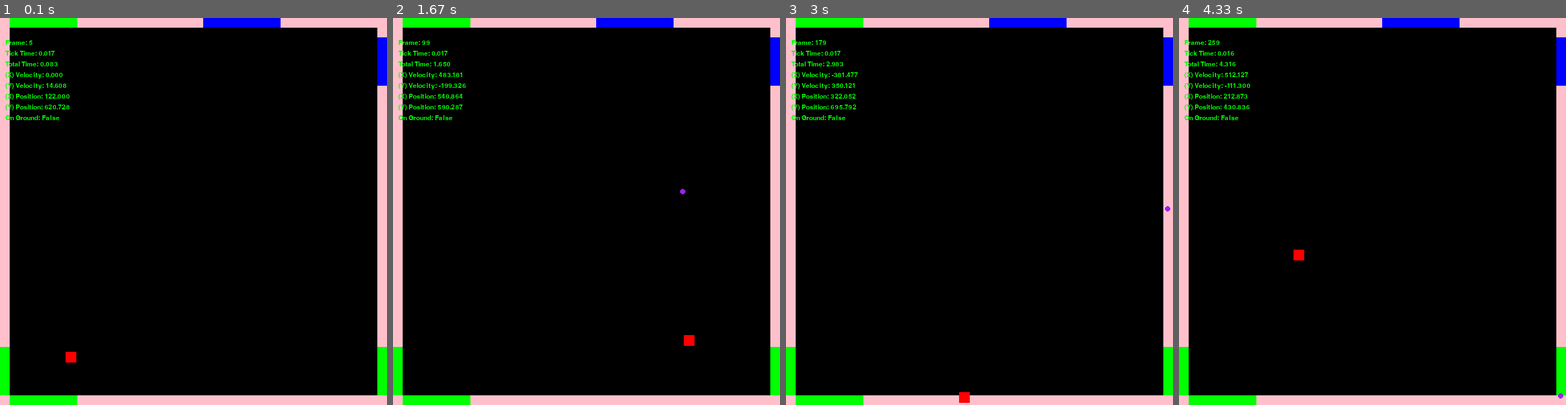
Above: before the commit, frames 1-4 (left to right).
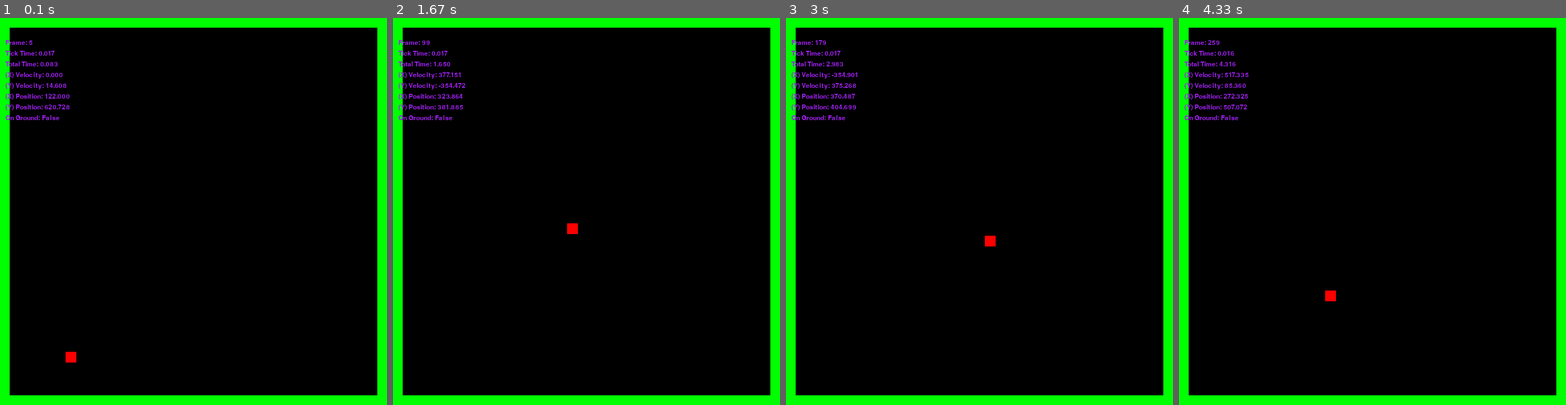
Above: after the commit, the same moments.

Repository: Mahoskian/ML-Journey
Game: pygame game, started from PyGame/2D/Main.py
Same seed, same stepped clock (60 frames per second), same inputs: the game is played once before the commit and once after it.
Inputs (mouse positions are in pixels of both pictures, inside the frame that each line leads up to):
- Up to frame 1 (0.1 s): no input
- Up to frame 2 (1.67 s): press the mouse at (571, 226) at 0.37 s; move the mouse to (640, 215) at 0.47 s; release the mouse at (710, 199) at 0.6 s; hold D 0.67-1.13 s; move the mouse to (493, 196) at 0.7 s; hold W 1.17-1.47 s; hold D from 1.5 s (still down)
- Up to frame 3 (3 s): release D at 1.97 s; hold A 2-2.53 s; hold S 2.57-2.87 s; hold A from 2.9 s (still down)
- Up to frame 4 (4.33 s): release A at 3.3 s; hold W 3.33-3.7 s; hold D from 3.73 s (still down)

The runs differ from the first frame. In frame 1, 8.9% of the frame differs, in the area x 0-100%, y 0-100%; in frame 2, 9.2%; in frame 3, 9.1%; in frame 4, 9.2%.

Commit message:
Collision Detection
Created Ver.1 of Collision Detection between Player and Wall(s)

Diff:
--- a/PyGame/2D/Bullet.py
+++ b/PyGame/2D/Bullet.py
@@ -1,34 +1,37 @@
 import pygame
 from Physics import Physics
-from Vector import Vector
 from Config import BulletSettings
 
 class Bullet(pygame.sprite.Sprite):
     def __init__(self, position, direction):
         super().__init__()
         self.name = "Bullet"
-        self.position = position
-        self.velocity = Vector(0, 0)
+        self.position = pygame.Vector2(position)
+        self.velocity = pygame.Vector2(0, 0)
         self.mass = BulletSettings.MASS
         self.on_ground = False
-
         self.time_alive = 0
 
-        self.image = pygame.Surface((BulletSettings.RADIUS * 2, BulletSettings.RADIUS * 2), pygame.SRCALPHA)  # Create a surface with transparency
-        pygame.draw.circle(self.image, pygame.Color('purple'), (BulletSettings.RADIUS, BulletSettings.RADIUS), BulletSettings.RADIUS)  # Draw a purple circle
-        self.rect = self.image.get_rect(center=(self.position.x, self.position.y))
+        # Set up the image and rect
+        self.image = pygame.Surface((BulletSettings.RADIUS * 2, BulletSettings.RADIUS * 2), pygame.SRCALPHA)
+        pygame.draw.circle(self.image, pygame.Color('purple'), (BulletSettings.RADIUS, BulletSettings.RADIUS), BulletSettings.RADIUS)
+        self.rect = self.image.get_rect(center=self.position)
 
+        # Initialize physics and apply initial force
         self.bullet_physics = Physics()
+        self._apply_initial_force(direction)
 
-        # Apply initial force to the bullet
-        force_vector = Vector.calculate_force_vector(direction, BulletSettings.FORCE)
+    def _apply_initial_force(self, direction):
+        force_vector = pygame.Vector2(1, 0).rotate(direction) * BulletSettings.FORCE
         self.bullet_physics.apply_force(force_vector, self)
 
     def update(self, dt_tick):
         self.time_alive += dt_tick * 1000  # Convert dt_tick to milliseconds
+
         if self.time_alive > BulletSettings.LIFE_TIME:
             self.kill()  # Remove from all groups
-        # Update the bullet's physics and position
+
+        # Update physics and position
         self.bullet_physics.update(self, dt_tick)
         self.position += self.velocity * dt_tick
-        self.rect.center = (self.position.x, self.position.y)
+        self.rect.center = self.position
--- a/PyGame/2D/Game.py
+++ b/PyGame/2D/Game.py
@@ -8,7 +8,7 @@
     def __init__(self):
         pygame.init()
         self.screen = pygame.display.set_mode((GameSettings.SCREEN_WIDTH, GameSettings.SCREEN_HEIGHT))
-        pygame.display.set_caption("Hammy's Game")
+        pygame.display.set_caption("Sohams Physics Simulator - WIP")
         self.clock = pygame.time.Clock()
         self.running = True
 
@@ -59,5 +59,5 @@
         pygame.display.flip()
 
     def render_text(self, text, position):
-        text_surface = pygame.font.Font(None, 18).render(text, True, "GREEN")
+        text_surface = pygame.font.Font(None, 18).render(text, True, "PURPLE")
         self.screen.blit(text_surface, position)
--- a/PyGame/2D/Map.py
+++ b/PyGame/2D/Map.py
@@ -6,17 +6,17 @@
 # --- Map class ---
 class Map(pygame.sprite.Sprite):
     def __init__(self):
+        super().__init__()
         self.load_map()
         self.build_map_sprite()
 
     def resource_path(self, relative_path):
-        try:
-            base_path = getattr(sys, '_MEIPASS', os.path.dirname(os.path.abspath(__file__)))
-        except AttributeError:
-            base_path = os.path.dirname(os.path.abspath(__file__))
+        """Return the absolute path to the resource."""
+        base_path = getattr(sys, '_MEIPASS', os.path.dirname(os.path.abspath(__file__)))
         return os.path.join(base_path, relative_path)
 
     def load_map(self):
+        """Load the map data from the file and initialize map settings."""
         file_path = self.resource_path(GameSettings.MAP_FILE)
         with open(file_path, 'r') as file:
             MapSettings.MAP_DATA = [list(map(int, line.strip().split())) for line in file]
@@ -26,19 +26,21 @@
             MapSettings.BLOCK_HEIGHT = GameSettings.SCREEN_HEIGHT // MapSettings.MAP_HEIGHT
 
     def build_map_sprite(self):
+        """Create sprites for each tile in the map and add them to the map sprite group."""
         tile_size = min(MapSettings.BLOCK_WIDTH, MapSettings.BLOCK_HEIGHT)
+        tile_class_mapping = {
+            1: Wall,
+            2: BouncyBlock,
+            3: StickyBlock
+        }
         for y, row in enumerate(MapSettings.MAP_DATA):
             for x, tile in enumerate(row):
-                if tile == 1:  # Wall
-                    wall = Wall(x * tile_size, y * tile_size, tile_size, tile_size)
-                    MapSettings.MAP_SPRITE.add(wall)
-                elif tile == 2:  # Bouncy Block
-                    bouncy_block = BouncyBlock(x * tile_size, y * tile_size, tile_size, tile_size)
-                    MapSettings.MAP_SPRITE.add(bouncy_block)
-                elif tile == 3:  # Sticky Block
-                    sticky_block = StickyBlock(x * tile_size, y * tile_size, tile_size, tile_size)
-                    MapSettings.MAP_SPRITE.add(sticky_block)
+                TileClass = tile_class_mapping.get(tile)
+                if TileClass:
+                    tile_sprite = TileClass(x * tile_size, y * tile_size, tile_size, tile_size)
+                    MapSettings.MAP_SPRITE.add(tile_sprite)
 
+# --- Block Classes ---
 class Wall(pygame.sprite.Sprite):
     def __init__(self, x, y, width, height):
         super().__init__()
@@ -51,7 +53,7 @@
         super().__init__()
         self.image = pygame.Surface((width, height))
         self.image.fill("GREEN")
-        self.rect = self.image.get_rect(topleft=(x, y))\
+        self.rect = self.image.get_rect(topleft=(x, y))
 
 class StickyBlock(pygame.sprite.Sprite):
     def __init__(self, x, y, width, height):
--- a/PyGame/2D/Physics.py
+++ b/PyGame/2D/Physics.py
@@ -1,12 +1,11 @@
 import pygame
-from Config import PhysicsSettings, GameSettings, MapSettings, PlayerSettings
-from Vector import Vector
+from Map import Wall, BouncyBlock, StickyBlock
+from Config import PhysicsSettings, MapSettings, PlayerSettings
 
 # --- Physics class ---
 class Physics:
     def __init__(self):
-        super().__init__()
-        self.force_applied = Vector(0, 0)
+        self.force_applied = pygame.Vector2(0, 0)
 
     def apply_force(self, force, moveable_object):
         acceleration = force / moveable_object.mass
@@ -15,72 +14,51 @@
     def apply_friction(self, moveable_object, dt_tick):
         friction_force = PhysicsSettings.GROUND_COEF_FRIC if moveable_object.on_ground else PhysicsSettings.AIR_COEF_FRIC
         friction = moveable_object.velocity.normalize() * (-friction_force * 100)
-        # Scale friction by delta time and ensure it doesn't reverse the velocity
         friction_to_apply = friction * dt_tick
-        # If the friction force is greater than the current velocity, clamp it to zero
-        if friction_to_apply.magnitude() > moveable_object.velocity.magnitude():
-            moveable_object.velocity = Vector(0, 0)
+        if friction_to_apply.length() > moveable_object.velocity.length():
+            moveable_object.velocity = pygame.Vector2(0, 0)
         else:
             moveable_object.velocity += friction_to_apply
 
     def apply_gravity(self, moveable_object, dt_tick):
         if not moveable_object.on_ground:
-            gravity = Vector.calculate_force_vector(90, PhysicsSettings.GRAVITY_ACC)
+            gravity = pygame.Vector2(0, PhysicsSettings.GRAVITY_ACC)
             gravity_force = gravity * dt_tick
             resulting_velocity = moveable_object.velocity + gravity_force / moveable_object.mass
             terminal_velocity = PhysicsSettings.TERMINAL_VELOCITY
-            if resulting_velocity.magnitude() > terminal_velocity:
+            if resulting_velocity.length() > terminal_velocity:
                 resulting_velocity = resulting_velocity.normalize() * terminal_velocity
             moveable_object.velocity = resulting_velocity
-        if self.force_applied.magnitude() > 0:
+
+        if self.force_applied.length() > 0:
             self.apply_force(self.force_applied, moveable_object)
-            self.force_applied = Vector(0, 0)
+            self.force_applied = pygame.Vector2(0, 0)
 
-    def check_boundaries(self, moveable_object):
-        # Extract common values for easier access
-        obj_width = moveable_object.rect.width
-        obj_height = moveable_object.rect.height
-        screen_width = GameSettings.SCREEN_WIDTH
-        screen_height = GameSettings.SCREEN_HEIGHT
-
-        # X-axis boundary check (left and right)
-        if moveable_object.position.x < 0:
-            moveable_object.position.x = 0
-            moveable_object.velocity.x = 0
-        elif moveable_object.position.x + obj_width > screen_width:
-            moveable_object.position.x = screen_width - obj_width
-            moveable_object.velocity.x = 0
-
-        # Y-axis boundary check (top and bottom)
-        if moveable_object.position.y < 0:
-            moveable_object.position.y = 0
-            moveable_object.velocity.y = 0
-        elif moveable_object.position.y + obj_height > screen_height:
-            moveable_object.position.y = screen_height - obj_height
-            moveable_object.velocity.y = 0
-
-        # Ground check (bottom of the screen)
-        if moveable_object.position.y >= screen_height - obj_height - 0.1:
-            moveable_object.on_ground = True
-        else:
-            moveable_object.on_ground = False
-
-    def check_collisions():
+    def check_wall_collisions(self):
         collisions = pygame.sprite.groupcollide(PlayerSettings.PLAYER_SPRITE, MapSettings.MAP_SPRITE, False, False)
 
         for player_sprite, map_sprites in collisions.items():
+            player_pos = pygame.Vector2(player_sprite.rect.center)
             for map_sprite in map_sprites:
-                # Calculate collision vectors
-                player_pos = pygame.Vector2(player_sprite.rect.center)
                 map_pos = pygame.Vector2(map_sprite.rect.center)
                 direction_vector = player_pos - map_pos
 
-                # Check if direction_vector length is greater than zero to avoid division by zero
                 if direction_vector.length() == 0:
                     continue
+
+                collision_normal = direction_vector.normalize()
+                player_velocity = pygame.Vector2(PlayerSettings.PLAYER_OBJ.velocity.x, PlayerSettings.PLAYER_OBJ.velocity.y)
+                velocity_normal = player_velocity.project(collision_normal)
+                velocity_tangential = player_velocity - velocity_normal
+
+                if isinstance(map_sprite, BouncyBlock):
+                    PlayerSettings.PLAYER_OBJ.velocity += -2 * velocity_normal
+                elif isinstance(map_sprite, StickyBlock):
+                    PlayerSettings.PLAYER_OBJ.velocity = pygame.Vector2(0, 0)
+                else:
+                    PlayerSettings.PLAYER_OBJ.velocity -= velocity_normal
 
     def update(self, moveable_object, dt_tick):
         self.apply_gravity(moveable_object, dt_tick)
         self.apply_friction(moveable_object, dt_tick)
-        self.check_boundaries(moveable_object)
-        Physics.check_collisions()
+        self.check_wall_collisions()
--- a/PyGame/2D/Player.py
+++ b/PyGame/2D/Player.py
@@ -2,7 +2,6 @@
 import random
 from Physics import Physics
 from Config import GameSettings, PlayerSettings, BulletSettings
-from Vector import Vector
 from Bullet import Bullet
 
 # --- Player class ---
@@ -10,16 +9,15 @@
     def __init__(self):
         super().__init__()
         self.name = "Player"
-        self.position = Vector(random.randint(100, 700), GameSettings.SCREEN_HEIGHT - 100)
-        self.velocity = Vector(0, 0)
+        self.position = pygame.Vector2(random.randint(100, 700), GameSettings.SCREEN_HEIGHT - 100)
+        self.velocity = pygame.Vector2(0, 0)
         self.mass = PlayerSettings.MASS
         self.on_ground = False
-
         self.last_shot_time = 0
 
         self.image = pygame.Surface(PlayerSettings.SIZE)
         self.image.fill((255, 0, 0))
-        self.rect = self.image.get_rect(center=(self.position.x, self.position.y))
+        self.rect = self.image.get_rect(center=self.position)
 
         self.player_physics = Physics()
 
@@ -27,31 +25,34 @@
         self.handle_input()
         self.player_physics.update(self, dt_tick)
         self.update_position(dt_tick)
-        self.rect.topleft = (self.position.x, self.position.y)
+        self.rect.topleft = self.position
         BulletSettings.BULLET_SPRITE.update(dt_tick)
 
     def handle_input(self):
         keys = pygame.key.get_pressed()
-        if keys[pygame.K_w]:
-            self.player_physics.force_applied += Vector.calculate_force_vector(-90, PlayerSettings.W_FORCE)  # Example direction
-        if keys[pygame.K_a]:
-            self.player_physics.force_applied += Vector.calculate_force_vector(180, PlayerSettings.A_FORCE)
-        if keys[pygame.K_s]:
-            self.player_physics.force_applied += Vector.calculate_force_vector(90, PlayerSettings.S_FORCE)  # Example direction
-        if keys[pygame.K_d]:
-            self.player_physics.force_applied += Vector.calculate_force_vector(0, PlayerSettings.D_FORCE)
+        forces = {
+            pygame.K_w: pygame.Vector2(0, -PlayerSettings.W_FORCE),
+            pygame.K_a: pygame.Vector2(-PlayerSettings.A_FORCE, 0),
+            pygame.K_s: pygame.Vector2(0, PlayerSettings.S_FORCE),
+            pygame.K_d: pygame.Vector2(PlayerSettings.D_FORCE, 0),
+        }
+
+        for key, force in forces.items():
+            if keys[key]:
+                self.player_physics.force_applied += force
+
         if keys[pygame.K_SPACE] and self.on_ground:
-            self.player_physics.force_applied += Vector.calculate_force_vector(-90, PlayerSettings.SPACE_FORCE)
+            self.player_physics.force_applied += pygame.Vector2(0, -PlayerSettings.SPACE_FORCE)
+
         if pygame.mouse.get_pressed()[0]:  # Left mouse button
             self.shoot()
 
     def shoot(self):
         current_time = pygame.time.get_ticks()
         if current_time - self.last_shot_time >= PlayerSettings.SHOOT_COOLDOWN:
-            mouse_position = pygame.mouse.get_pos()
-            mouse_vector = Vector(mouse_position[0], mouse_position[1])
-            direction_vector = mouse_vector - self.position
-            direction_angle = direction_vector.angle()
+            mouse_position = pygame.Vector2(pygame.mouse.get_pos())
+            direction_vector = mouse_position - self.position
+            direction_angle = direction_vector.angle_to(pygame.Vector2(1, 0))
             bullet = Bullet(self.position.copy(), direction_angle)
             BulletSettings.BULLET_SPRITE.add(bullet)
             self.last_shot_time = current_time
--- a/PyGame/2D/map_data_01.txt
+++ b/PyGame/2D/map_data_01.txt
@@ -1,40 +1,40 @@
-1 2 2 2 2 2 2 2 1 1 1 1 1 1 1 1 1 1 1 1 1 3 3 3 3 3 3 3 3 1 1 1 1 1 1 1 1 1 1 1
-1 0 0 0 0 0 0 0 0 0 0 0 0 0 0 0 0 0 0 0 0 0 0 0 0 0 0 0 0 0 0 0 0 0 0 0 0 0 0 1
-1 0 0 0 0 0 0 0 0 0 0 0 0 0 0 0 0 0 0 0 0 0 0 0 0 0 0 0 0 0 0 0 0 0 0 0 0 0 0 3
-1 0 0 0 0 0 0 0 0 0 0 0 0 0 0 0 0 0 0 0 0 0 0 0 0 0 0 0 0 0 0 0 0 0 0 0 0 0 0 3
-1 0 0 0 0 0 0 0 0 0 0 0 0 0 0 0 0 0 0 0 0 0 0 0 0 0 0 0 0 0 0 0 0 0 0 0 0 0 0 3
-1 0 0 0 0 0 0 0 0 0 0 0 0 0 0 0 0 0 0 0 0 0 0 0 0 0 0 0 0 0 0 0 0 0 0 0 0 0 0 3
-1 0 0 0 0 0 0 0 0 0 0 0 0 0 0 0 0 0 0 0 0 0 0 0 0 0 0 0 0 0 0 0 0 0 0 0 0 0 0 3
-1 0 0 0 0 0 0 0 0 0 0 0 0 0 0 0 0 0 0 0 0 0 0 0 0 0 0 0 0 0 0 0 0 0 0 0 0 0 0 1
-1 0 0 0 0 0 0 0 0 0 0 0 0 0 0 0 0 0 0 0 0 0 0 0 0 0 0 0 0 0 0 0 0 0 0 0 0 0 0 1
-1 0 0 0 0 0 0 0 0 0 0 0 0 0 0 0 0 0 0 0 0 0 0 0 0 0 0 0 0 0 0 0 0 0 0 0 0 0 0 1
-1 0 0 0 0 0 0 0 0 0 0 0 0 0 0 0 0 0 0 0 0 0 0 0 0 0 0 0 0 0 0 0 0 0 0 0 0 0 0 1
-1 0 0 0 0 0 0 0 0 0 0 0 0 0 0 0 0 0 0 0 0 0 0 0 0 0 0 0 0 0 0 0 0 0 0 0 0 0 0 1
-1 0 0 0 0 0 0 0 0 0 0 0 0 0 0 0 0 0 0 0 0 0 0 0 0 0 0 0 0 0 0 0 0 0 0 0 0 0 0 1
-1 0 0 0 0 0 0 0 0 0 0 0 0 0 0 0 0 0 0 0 0 0 0 0 0 0 0 0 0 0 0 0 0 0 0 0 0 0 0 1
-1 0 0 0 0 0 0 0 0 0 0 0 0 0 0 0 0 0 0 0 0 0 0 0 0 0 0 0 0 0 0 0 0 0 0 0 0 0 0 1
-1 0 0 0 0 0 0 0 0 0 0 0 0 0 0 0 0 0 0 0 0 0 0 0 0 0 0 0 0 0 0 0 0 0 0 0 0 0 0 1
-1 0 0 0 0 0 0 0 0 0 0 0 0 0 0 0 0 0 0 0 0 0 0 0 0 0 0 0 0 0 0 0 0 0 0 0 0 0 0 1
-1 0 0 0 0 0 0 0 0 0 0 0 0 0 0 0 0 0 0 0 0 0 0 0 0 0 0 0 0 0 0 0 0 0 0 0 0 0 0 1
-1 0 0 0 0 0 0 0 0 0 0 0 0 0 0 0 0 0 0 0 0 0 0 0 0 0 0 0 0 0 0 0 0 0 0 0 0 0 0 1
-1 0 0 0 0 0 0 0 0 0 0 0 0 0 0 0 0 0 0 0 0 0 0 0 0 0 0 0 0 0 0 0 0 0 0 0 0 0 0 1
-1 0 0 0 0 0 0 0 0 0 0 0 0 0 0 0 0 0 0 0 0 0 0 0 0 0 0 0 0 0 0 0 0 0 0 0 0 0 0 1
-1 0 0 0 0 0 0 0 0 0 0 0 0 0 0 0 0 0 0 0 0 0 0 0 0 0 0 0 0 0 0 0 0 0 0 0 0 0 0 1
-1 0 0 0 0 0 0 0 0 0 0 0 0 0 0 0 0 0 0 0 0 0 0 0 0 0 0 0 0 0 0 0 0 0 0 0 0 0 0 1
-1 0 0 0 0 0 0 0 0 0 0 0 0 0 0 0 0 0 0 0 0 0 0 0 0 0 0 0 0 0 0 0 0 0 0 0 0 0 0 1
-1 0 0 0 0 0 0 0 0 0 0 0 0 0 0 0 0 0 0 0 0 0 0 0 0 0 0 0 0 0 0 0 0 0 0 0 0 0 0 1
-1 0 0 0 0 0 0 0 0 0 0 0 0 0 0 0 0 0 0 0 0 0 0 0 0 0 0 0 0 0 0 0 0 0 0 0 0 0 0 1
-1 0 0 0 0 0 0 0 0 0 0 0 0 0 0 0 0 0 0 0 0 0 0 0 0 0 0 0 0 0 0 0 0 0 0 0 0 0 0 1
-1 0 0 0 0 0 0 0 0 0 0 0 0 0 0 0 0 0 0 0 0 0 0 0 0 0 0 0 0 0 0 0 0 0 0 0 0 0 0 1
-1 0 0 0 0 0 0 0 0 0 0 0 0 0 0 0 0 0 0 0 0 0 0 0 0 0 0 0 0 0 0 0 0 0 0 0 0 0 0 1
-1 0 0 0 0 0 0 0 0 0 0 0 0 0 0 0 0 0 0 0 0 0 0 0 0 0 0 0 0 0 0 0 0 0 0 0 0 0 0 1
-1 0 0 0 0 0 0 0 0 0 0 0 0 0 0 0 0 0 0 0 0 0 0 0 0 0 0 0 0 0 0 0 0 0 0 0 0 0 0 1
-1 0 0 0 0 0 0 0 0 0 0 0 0 0 0 0 0 0 0 0 0 0 0 0 0 0 0 0 0 0 0 0 0 0 0 0 0 0 0 1
-1 0 0 0 0 0 0 0 0 0 0 0 0 0 0 0 0 0 0 0 0 0 0 0 0 0 0 0 0 0 0 0 0 0 0 0 0 0 0 1
-1 0 0 0 0 0 0 0 0 0 0 0 0 0 0 0 0 0 0 0 0 0 0 0 0 0 0 0 0 0 0 0 0 0 0 0 0 0 0 1
+2 2 2 2 2 2 2 2 2 2 2 2 2 2 2 2 2 2 2 2 2 2 2 2 2 2 2 2 2 2 2 2 2 2 2 2 2 2 2 2
 2 0 0 0 0 0 0 0 0 0 0 0 0 0 0 0 0 0 0 0 0 0 0 0 0 0 0 0 0 0 0 0 0 0 0 0 0 0 0 2
 2 0 0 0 0 0 0 0 0 0 0 0 0 0 0 0 0 0 0 0 0 0 0 0 0 0 0 0 0 0 0 0 0 0 0 0 0 0 0 2
 2 0 0 0 0 0 0 0 0 0 0 0 0 0 0 0 0 0 0 0 0 0 0 0 0 0 0 0 0 0 0 0 0 0 0 0 0 0 0 2
 2 0 0 0 0 0 0 0 0 0 0 0 0 0 0 0 0 0 0 0 0 0 0 0 0 0 0 0 0 0 0 0 0 0 0 0 0 0 0 2
 2 0 0 0 0 0 0 0 0 0 0 0 0 0 0 0 0 0 0 0 0 0 0 0 0 0 0 0 0 0 0 0 0 0 0 0 0 0 0 2
-1 2 2 2 2 2 2 2 1 1 1 1 1 1 1 1 1 1 1 1 1 1 1 1 1 1 1 1 1 1 1 1 1 1 1 1 1 1 1 1
+2 0 0 0 0 0 0 0 0 0 0 0 0 0 0 0 0 0 0 0 0 0 0 0 0 0 0 0 0 0 0 0 0 0 0 0 0 0 0 2
+2 0 0 0 0 0 0 0 0 0 0 0 0 0 0 0 0 0 0 0 0 0 0 0 0 0 0 0 0 0 0 0 0 0 0 0 0 0 0 2
+2 0 0 0 0 0 0 0 0 0 0 0 0 0 0 0 0 0 0 0 0 0 0 0 0 0 0 0 0 0 0 0 0 0 0 0 0 0 0 2
+2 0 0 0 0 0 0 0 0 0 0 0 0 0 0 0 0 0 0 0 0 0 0 0 0 0 0 0 0 0 0 0 0 0 0 0 0 0 0 2
+2 0 0 0 0 0 0 0 0 0 0 0 0 0 0 0 0 0 0 0 0 0 0 0 0 0 0 0 0 0 0 0 0 0 0 0 0 0 0 2
+2 0 0 0 0 0 0 0 0 0 0 0 0 0 0 0 0 0 0 0 0 0 0 0 0 0 0 0 0 0 0 0 0 0 0 0 0 0 0 2
+2 0 0 0 0 0 0 0 0 0 0 0 0 0 0 0 0 0 0 0 0 0 0 0 0 0 0 0 0 0 0 0 0 0 0 0 0 0 0 2
+2 0 0 0 0 0 0 0 0 0 0 0 0 0 0 0 0 0 0 0 0 0 0 0 0 0 0 0 0 0 0 0 0 0 0 0 0 0 0 2
+2 0 0 0 0 0 0 0 0 0 0 0 0 0 0 0 0 0 0 0 0 0 0 0 0 0 0 0 0 0 0 0 0 0 0 0 0 0 0 2
+2 0 0 0 0 0 0 0 0 0 0 0 0 0 0 0 0 0 0 0 0 0 0 0 0 0 0 0 0 0 0 0 0 0 0 0 0 0 0 2
+2 0 0 0 0 0 0 0 0 0 0 0 0 0 0 0 0 0 0 0 0 0 0 0 0 0 0 0 0 0 0 0 0 0 0 0 0 0 0 2
+2 0 0 0 0 0 0 0 0 0 0 0 0 0 0 0 0 0 0 0 0 0 0 0 0 0 0 0 0 0 0 0 0 0 0 0 0 0 0 2
+2 0 0 0 0 0 0 0 0 0 0 0 0 0 0 0 0 0 0 0 0 0 0 0 0 0 0 0 0 0 0 0 0 0 0 0 0 0 0 2
+2 0 0 0 0 0 0 0 0 0 0 0 0 0 0 0 0 0 0 0 0 0 0 0 0 0 0 0 0 0 0 0 0 0 0 0 0 0 0 2
+2 0 0 0 0 0 0 0 0 0 0 0 0 0 0 0 0 0 0 0 0 0 0 0 0 0 0 0 0 0 0 0 0 0 0 0 0 0 0 2
+2 0 0 0 0 0 0 0 0 0 0 0 0 0 0 0 0 0 0 0 0 0 0 0 0 0 0 0 0 0 0 0 0 0 0 0 0 0 0 2
+2 0 0 0 0 0 0 0 0 0 0 0 0 0 0 0 0 0 0 0 0 0 0 0 0 0 0 0 0 0 0 0 0 0 0 0 0 0 0 2
+2 0 0 0 0 0 0 0 0 0 0 0 0 0 0 0 0 0 0 0 0 0 0 0 0 0 0 0 0 0 0 0 0 0 0 0 0 0 0 2
+2 0 0 0 0 0 0 0 0 0 0 0 0 0 0 0 0 0 0 0 0 0 0 0 0 0 0 0 0 0 0 0 0 0 0 0 0 0 0 2
+2 0 0 0 0 0 0 0 0 0 0 0 0 0 0 0 0 0 0 0 0 0 0 0 0 0 0 0 0 0 0 0 0 0 0 0 0 0 0 2
+2 0 0 0 0 0 0 0 0 0 0 0 0 0 0 0 0 0 0 0 0 0 0 0 0 0 0 0 0 0 0 0 0 0 0 0 0 0 0 2
+2 0 0 0 0 0 0 0 0 0 0 0 0 0 0 0 0 0 0 0 0 0 0 0 0 0 0 0 0 0 0 0 0 0 0 0 0 0 0 2
+2 0 0 0 0 0 0 0 0 0 0 0 0 0 0 0 0 0 0 0 0 0 0 0 0 0 0 0 0 0 0 0 0 0 0 0 0 0 0 2
+2 0 0 0 0 0 0 0 0 0 0 0 0 0 0 0 0 0 0 0 0 0 0 0 0 0 0 0 0 0 0 0 0 0 0 0 0 0 0 2
+2 0 0 0 0 0 0 0 0 0 0 0 0 0 0 0 0 0 0 0 0 0 0 0 0 0 0 0 0 0 0 0 0 0 0 0 0 0 0 2
+2 0 0 0 0 0 0 0 0 0 0 0 0 0 0 0 0 0 0 0 0 0 0 0 0 0 0 0 0 0 0 0 0 0 0 0 0 0 0 2
+2 0 0 0 0 0 0 0 0 0 0 0 0 0 0 0 0 0 0 0 0 0 0 0 0 0 0 0 0 0 0 0 0 0 0 0 0 0 0 2
+2 0 0 0 0 0 0 0 0 0 0 0 0 0 0 0 0 0 0 0 0 0 0 0 0 0 0 0 0 0 0 0 0 0 0 0 0 0 0 2
+2 0 0 0 0 0 0 0 0 0 0 0 0 0 0 0 0 0 0 0 0 0 0 0 0 0 0 0 0 0 0 0 0 0 0 0 0 0 0 2
+2 0 0 0 0 0 0 0 0 0 0 0 0 0 0 0 0 0 0 0 0 0 0 0 0 0 0 0 0 0 0 0 0 0 0 0 0 0 0 2
+2 0 0 0 0 0 0 0 0 0 0 0 0 0 0 0 0 0 0 0 0 0 0 0 0 0 0 0 0 0 0 0 0 0 0 0 0 0 0 2
+2 0 0 0 0 0 0 0 0 0 0 0 0 0 0 0 0 0 0 0 0 0 0 0 0 0 0 0 0 0 0 0 0 0 0 0 0 0 0 2
+2 0 0 0 0 0 0 0 0 0 0 0 0 0 0 0 0 0 0 0 0 0 0 0 0 0 0 0 0 0 0 0 0 0 0 0 0 0 0 2
+2 2 2 2 2 2 2 2 2 2 2 2 2 2 2 2 2 2 2 2 2 2 2 2 2 2 2 2 2 2 2 2 2 2 2 2 2 2 2 2
